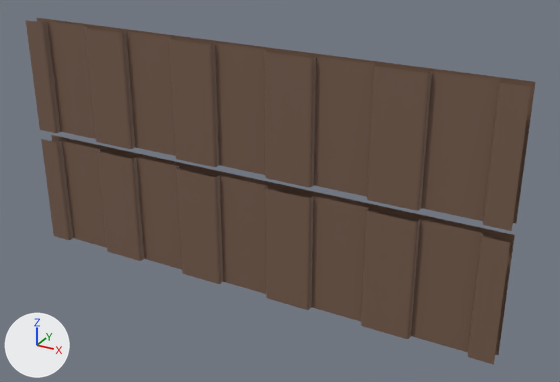
One commit to the Blender file data/Assets/Meshes/Buildings/Type 1/Wall 02 - Solid.blend: the scene before it, then after it.
One viewpoint serves both versions: a camera (50 mm lens) standing at (4.62, -17.43, 8.21) and looking at (-5.03, 0.1, -0.56). The lights are fixed; the arrows at lower left show +X, +Y and +Z.

Names of what the first picture shows: 'Side'.
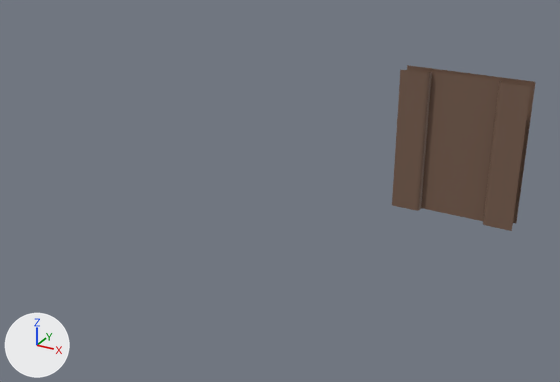
Edits to the bpy script that builds the scene:
```text
Change ob_side:
    remove _m = ob_side.modifiers.new('Mirror', 'MIRROR')
    remove _m.use_clip = True
    remove _m = ob_side.modifiers.new('Array', 'ARRAY')
    remove _m.count = 5
    remove _m = ob_side.modifiers.new('Array.001', 'ARRAY')
    remove _m.use_constant_offset = True
    remove _m.constant_offset_displace = (0.0, 0.0, -4.3)
    remove _m.use_relative_offset = False
    remove _m.relative_offset_displace = (0.0, 0.0, 0.0)
```

What differs and where, as boxes [x1, y1, x2, y2] in the pictures (560 x 382 px):
'Side', modifiers changed (72% narrower, 52% shorter)
    before: [26, 18, 535, 365]
    after: [392, 65, 535, 231]
